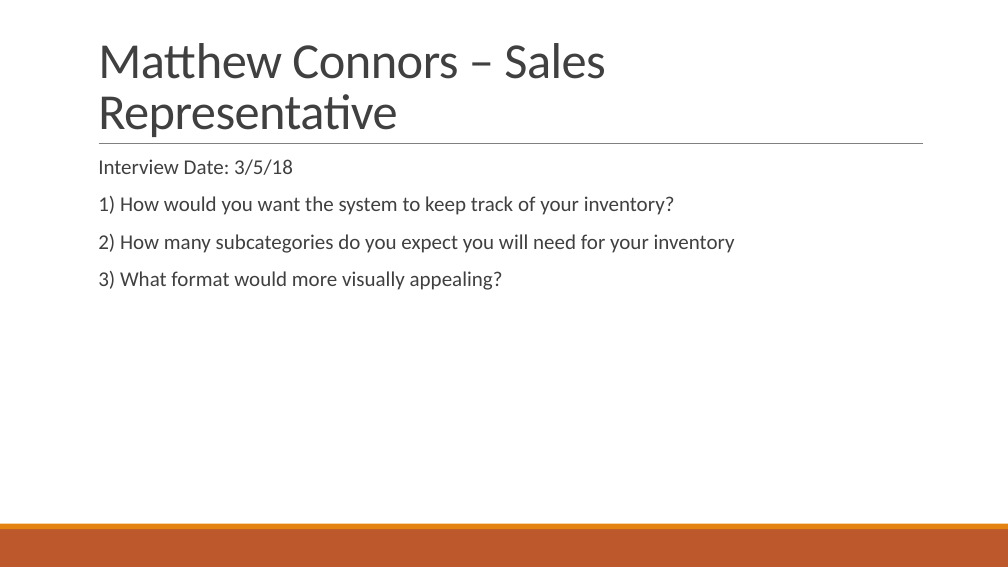
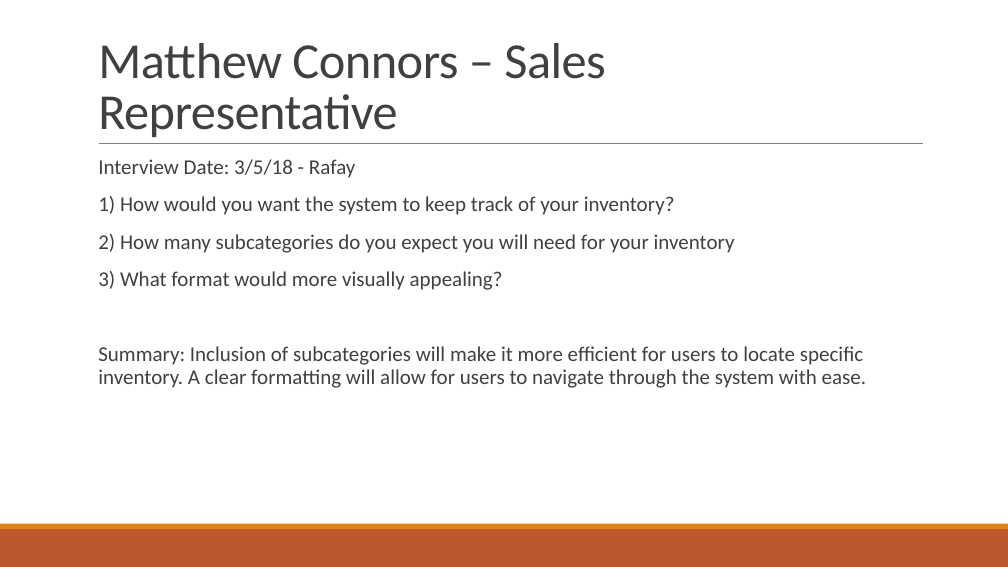
Before and after one commit to JusChan1/IS-436-Retail-Inventory-Group, a slide deck: slide 9 of Deliverable 2.pptx. Drawn at 1008x567 pixels with LibreOffice and Linux fonts; fonts in the diff are those of the drawing. Boxes give left, top, right and bottom in pixels: in the first picture for what was removed or moved away, otherwise in the second. Text is boxed around its words. In the diff, an @@ line names an element or a change of style, - is before the commit and + after.

```diff
--- a/Deliverable 2.pptx
+++ b/Deliverable 2.pptx
@@ text at (x1=98, y1=159, x2=356, y2=178): text changed @@
-  Interview Date: 3/5/18
+  Interview Date: 3/5/18 - Rafay
@@ text at (x1=98, y1=346, x2=867, y2=388): paragraph added @@
+  Summary: Inclusion of subcategories will make it more efficient for users to locate specific inventory. A clear formatting will allow for users to navigate through the system with ease.
```
Also in this commit, not shown: 2 other slides changed.
